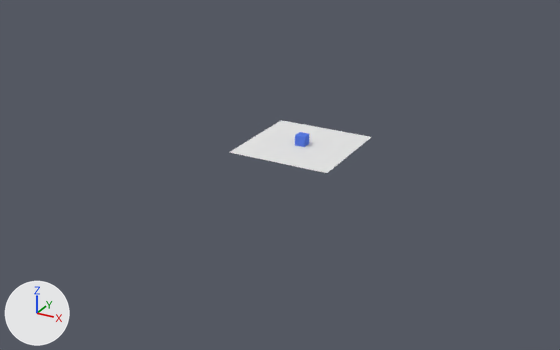
What one commit did to the Blender file Projeto.blend.
Before and after are seen from a 50 mm camera at (62.3, -121.9, 53.6) aimed at (-2.3, -4.5, -5.1). The axes (+X, +Y, +Z) are drawn at lower left. The lights are the same throughout.

The scene before the commit, as lines of its bpy script (objects in view):
```python
me_cube = bpy.data.meshes.new('Cube')
me_cube.from_pydata(...)  # a box spanning x -1.0..1.0, y -1.0..1.0, z -1.0..1.0
me_cube.materials.append(mat_cube)  # blue #597ce7
me_plane = bpy.data.meshes.new('Plane')
me_plane.from_pydata([(-1.0, -1.0, 0.0), (1.0, -1.0, 0.0), (-1.0, 1.0, 0.0), (1.0, 1.0, 0.0)], [], [(0, 1, 3, 2)])
me_plane.materials.append(mat_ground)  # white #e7e7e7
ob_cube = bpy.data.objects.new('Cube', me_cube)
ob_cube.location = (0.0, 0.0, 1.0)
ob_plane = bpy.data.objects.new('Plane', me_plane)
ob_plane.location = (0.0, 0.0, 0.0)
ob_plane.scale = (10.0, 10.0, 10.0)
```
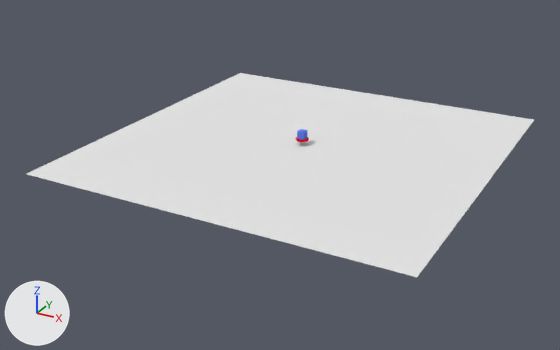
Boxes (x1, y1, x2, y2) around the edits, measured in the pictures (560 x 350 px):
'Plane', reshaped (258% wider, 280% taller)
    before: (230, 120, 371, 173)
    after: (27, 73, 534, 277)
'Cube', moved
    before: (295, 132, 309, 147)
    after: (297, 129, 307, 140)

What the commit changed:
me_plane has 4 vertices, 1 face and spans x -1.0..1.0, y -1.0..1.0, z 0.0.
me_plane is used by ob_plane; location (0.0, 0.0, 0.0); scale (10.0, 10.0, 10.0).
Part 1, on me_plane:
Vertex 0 of me_plane moves from (-1.0, -1.0, 0.0) at pixel (228, 152) to (-3.54, -3.54, 0.0) at pixel (25, 174).
Vertex 1 of me_plane moves from (1.0, -1.0, 0.0) at pixel (326, 173) to (3.54, -3.54, 0.0) at pixel (417, 277).
Vertex 2 of me_plane moves from (-1.0, 1.0, 0.0) at pixel (281, 120) to (-3.54, 3.54, 0.0) at pixel (240, 72).
Vertex 3 of me_plane moves from (1.0, 1.0, 0.0) at pixel (371, 137) to (3.54, 3.54, 0.0) at pixel (534, 119).
Object 'Cube' (ob_cube) moves from (0.0, 0.0, 1.0) to (0.0, 0.0, 1.8).
